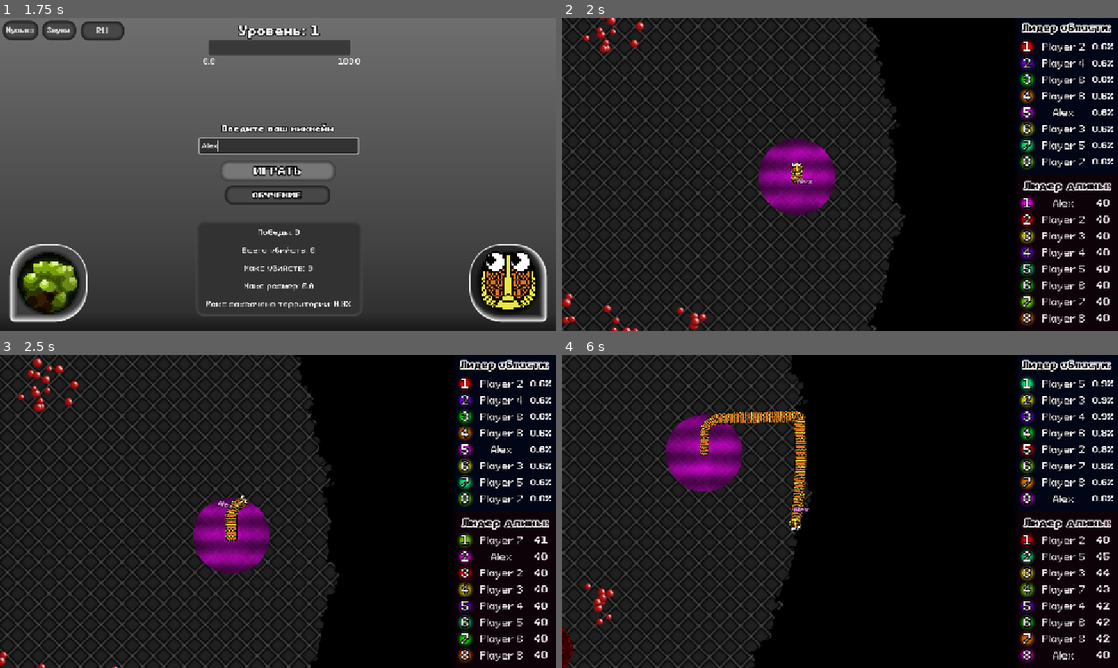
Above: before the commit, frames 1-4 (two rows, left to right).
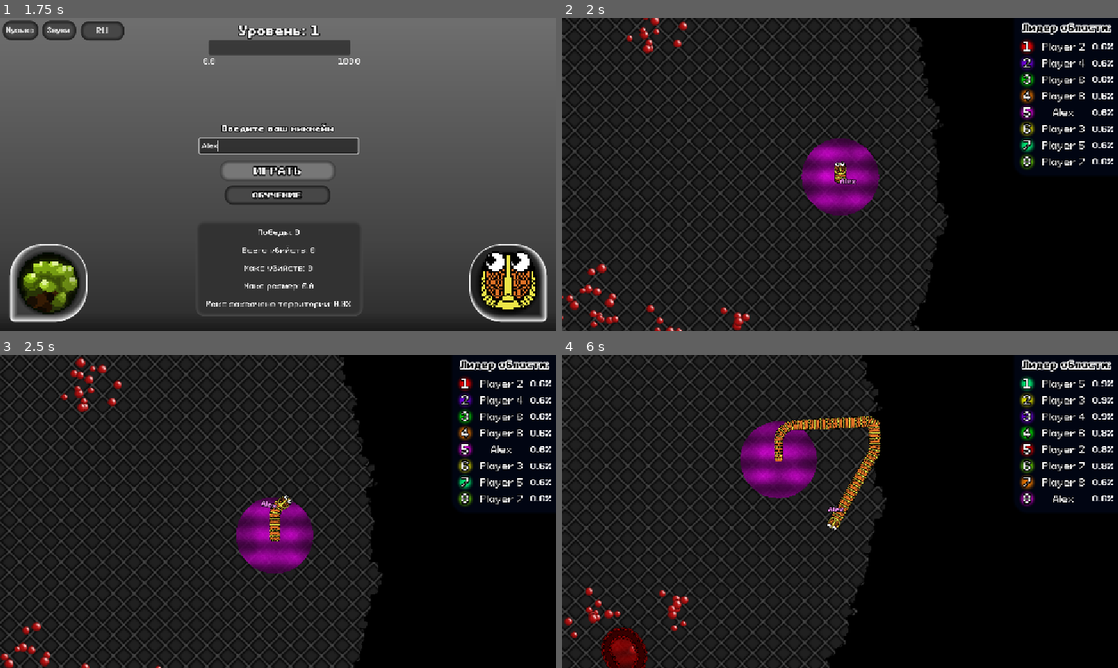
Above: after the commit, the same moments.

Repository: PeVANoD/Development-Management
Game: Godot game, scene res://project/scenes/menu/main_menu.tscn
Two runs of this game, one before a commit and one after it. Both use one fixed random seed, a clock stepped at 60 frames per second and the inputs below. Sound files missing from this copy of the repository are replaced by a short silence.
Inputs (mouse positions are in pixels of both pictures, inside the frame that each line leads up to):
- Up to frame 1 (1.75 s): click (278, 146) at 0.52 s; type "Alex" at 0.6 s; click "ИГРАТЬ" at 1.25 s
- Up to frame 2 (2 s): no input
- Up to frame 3 (2.5 s): tap Enter (Enter) at 2, 2.1 s; move the mouse to (400, 495) at 2.02 s; hold Up (ui_up) from 2.03 s (still down); click (400, 495) at 2.17 s
- Up to frame 4 (6 s): move the mouse to (728, 527) at 2.77 s; release Up (ui_up) at 2.78 s; tap 0 at 2.85, 5.85 s; move the mouse to (895, 442) at 3.52 s; hold Ctrl 3.53-4.28 s; hold Up (ui_up) 3.53-5.03 s; move the mouse to (812, 574) at 4.27 s; tap Alt at 4.35 s; click (812, 574) at 4.42 s; move the mouse to (1006, 558) at 5.02 s; tap Enter (Enter) at 5.1 s; move the mouse to (673, 464) at 5.77 s

Frame 1 is identical in both runs. In frame 2, 25% of the frame differs, in the area x 0-99%, y 0-100%; in frame 3, 24%; in frame 4, 25%.

Commit message:
A bit better poly

Diff:
--- a/project/scenes/ui.tscn
+++ b/project/scenes/ui.tscn
@@ -6,10 +6,13 @@
 [ext_resource type="FontFile" uid="uid://dtm28tqdm1wxs" path="res://project/resources/PixeloidSans-mLxMm.ttf" id="3_uyeg7"]
 
 [sub_resource type="StyleBoxFlat" id="StyleBoxFlat_a2vad"]
-bg_color = Color(0.00392157, 0.0235294, 0.0862745, 1)
-border_width_left = 16
+bg_color = Color(0.0045, 0.02445, 0.09, 0.784314)
+border_width_left = 8
+border_width_bottom = 8
 border_color = Color(0, 0, 0, 0)
 border_blend = true
+corner_radius_bottom_left = 32
+expand_margin_bottom = 8.0
 
 [sub_resource type="Gradient" id="Gradient_a2vad"]
 offsets = PackedFloat32Array(0, 0.441696, 1)
@@ -363,6 +366,39 @@
 fill_to = Vector2(0, 1)
 metadata/_snap_enabled = true
 
+[sub_resource type="Animation" id="Animation_6ailv"]
+length = 0.001
+capture_included = true
+tracks/0/type = "value"
+tracks/0/imported = false
+tracks/0/enabled = true
+tracks/0/path = NodePath(".:modulate")
+tracks/0/interp = 1
+tracks/0/loop_wrap = true
+tracks/0/keys = {
+"times": PackedFloat32Array(0),
+"transitions": PackedFloat32Array(1),
+"update": 2,
+"values": [Color(1, 1, 1, 0)]
+}
+
+[sub_resource type="Animation" id="Animation_rgp6p"]
+resource_name = "start"
+length = 0.5
+capture_included = true
+tracks/0/type = "value"
+tracks/0/imported = false
+tracks/0/enabled = true
+tracks/0/path = NodePath(".:modulate")
+tracks/0/interp = 1
+tracks/0/loop_wrap = true
+tracks/0/keys = {
+"times": PackedFloat32Array(0, 0.5),
+"transitions": PackedFloat32Array(1, 1),
+"update": 2,
+"values": [Color(1, 1, 1, 0), Color(1, 1, 1, 0.392157)]
+}
+
 [sub_resource type="Animation" id="Animation_dns4a"]
 resource_name = "wave"
 loop_mode = 2
@@ -379,37 +415,6 @@
 "values": [Color(1, 1, 1, 0.392157), Color(1, 1, 1, 1)]
 }
 
-[sub_resource type="Animation" id="Animation_6ailv"]
-length = 0.001
-tracks/0/type = "value"
-tracks/0/imported = false
-tracks/0/enabled = true
-tracks/0/path = NodePath(".:modulate")
-tracks/0/interp = 1
-tracks/0/loop_wrap = true
-tracks/0/keys = {
-"times": PackedFloat32Array(0),
-"transitions": PackedFloat32Array(1),
-"update": 0,
-"values": [Color(1, 1, 1, 0)]
-}
-
-[sub_resource type="Animation" id="Animation_rgp6p"]
-resource_name = "start"
-length = 0.5
-tracks/0/type = "value"
-tracks/0/imported = false
-tracks/0/enabled = true
-tracks/0/path = NodePath(".:modulate")
-tracks/0/interp = 1
-tracks/0/loop_wrap = true
-tracks/0/keys = {
-"times": PackedFloat32Array(0, 0.5),
-"transitions": PackedFloat32Array(1, 1),
-"update": 0,
-"values": [Color(1, 1, 1, 0), Color(1, 1, 1, 0.392157)]
-}
-
 [sub_resource type="AnimationLibrary" id="AnimationLibrary_rgp6p"]
 _data = {
 &"RESET": SubResource("Animation_6ailv"),
@@ -431,14 +436,13 @@
 anchors_preset = 15
 anchor_right = 1.0
 anchor_bottom = 1.0
-offset_right = -180.0
 grow_horizontal = 2
 grow_vertical = 2
 stretch = true
 
 [node name="SubViewport" type="SubViewport" parent="CanvasLayer/SubViewportContainer"]
 handle_input_locally = false
-size = Vector2i(972, 648)
+size = Vector2i(1152, 648)
 render_target_update_mode = 4
 
 [node name="Map" parent="CanvasLayer/SubViewportContainer/SubViewport" instance=ExtResource("1_a2vad")]
@@ -1126,6 +1130,7 @@
 vertical_alignment = 1
 
 [node name="Size" type="Panel" parent="CanvasLayer/uiNode/Leaders"]
+visible = false
 modulate = Color(0.962506, 0.908772, 0.935796, 1)
 self_modulate = Color(0.997098, 0.892494, 0.897295, 1)
 layout_mode = 1
@@ -1876,7 +1881,7 @@
 [node name="Warning" type="TextureRect" parent="CanvasLayer/uiNode"]
 modulate = Color(1, 1, 1, 0)
 layout_mode = 0
-offset_right = 941.0
+offset_right = 1152.0
 offset_bottom = 648.0
 texture = SubResource("GradientTexture2D_s5be5")
 
--- a/project/scripts/polygon_2d.gd
+++ b/project/scripts/polygon_2d.gd
@@ -152,11 +152,12 @@
 		state.is_capturing = false
 		return
 
-	# Замыкаем путь если нужно
+	# Замыкаем путь всегда, чтобы создать замкнутый полигон
 	var first_point = state.capture_points[0]
 	var last_point = state.capture_points[-1]
 
-	if first_point.distance_to(last_point) > min_distance:
+	# Всегда замыкаем полигон, даже если точки близко
+	if first_point != last_point:
 		state.capture_points.append(first_point)
 
 	process_capture(snake_index, state.capture_points)
@@ -175,7 +176,7 @@
 	var local_point = global_to_territory_local(point)
 	return is_point_in_territory(local_point, snake_index)
 
-# Основная функция обработки захвата - БЕЗ ИЗМЕНЕНИЙ
+# Основная функция обработки захвата
 func process_capture(snake_index: int, capture_points: PackedVector2Array):
 	if capture_points.size() < 3:
 		return
@@ -184,13 +185,12 @@
 	var first_point = capture_points[0]
 	var last_point = capture_points[-1]
 
-	if first_point.distance_to(last_point) > min_distance * 2:
-		if first_point.distance_to(last_point) < min_distance * 3:
-			capture_points.append(first_point)
-		else:
-			return
-
-	var capture_polygon = simplify_polygon(capture_points)
+	# Всегда замыкаем полигон если он не замкнут
+	if first_point != last_point:
+		capture_points.append(first_point)
+
+	# Используем улучшенную обработку полигона
+	var capture_polygon = create_polygon_from_path(capture_points)
 	if capture_polygon.size() < 3:
 		return
 
@@ -221,6 +221,27 @@
 	update_territory_mesh()
 	queue_redraw()
 
+func create_polygon_from_path(path_points: PackedVector2Array) -> PackedVector2Array:
+	if path_points.size() < 3:
+		return PackedVector2Array()
+
+	# Проверяем, является ли полигон самопересекающимся
+	# Используем offset_polygon для создания несамопересекающегося полигона
+	var offset_result = Geometry2D.offset_polygon(path_points, 0.0)
+
+	if not offset_result.is_empty():
+		# Берем первый (внешний) контур
+		return offset_result[0]
+	else:
+		# Если offset не сработал, пробуем триангуляцию
+		var indices = Geometry2D.triangulate_polygon(path_points)
+		if not indices.is_empty() and indices.size() >= 3:
+			# Если триангуляция успешна, используем исходные точки
+			return path_points
+
+	# Если все методы не сработали, возвращаем упрощенный полигон
+	return simplify_polygon(path_points)
+
 func combine_polygons(polygons: Array) -> PackedVector2Array:
 	if polygons.size() == 1:
 		return polygons[0]
@@ -260,7 +281,8 @@
 		if simplified[-1].distance_to(points[i]) > min_distance * 0.5:
 			simplified.append(points[i])
 
-	if simplified.size() >= 3 and simplified[0].distance_to(simplified[-1]) > min_distance:
+	# Всегда замыкаем полигон
+	if simplified.size() >= 3 and simplified[0] != simplified[-1]:
 		simplified.append(simplified[0])
 
 	return simplified
--- a/project/scripts/ui_node.gd
+++ b/project/scripts/ui_node.gd
@@ -158,4 +158,4 @@
 
 func hide_territory_warning():
 	$Warning/Anim.stop()
-	$Warning.modulate.a = lerp($Warning.modulate.a, 0.0, 0.1)
+	$Warning/Anim.play_backwards("start")
